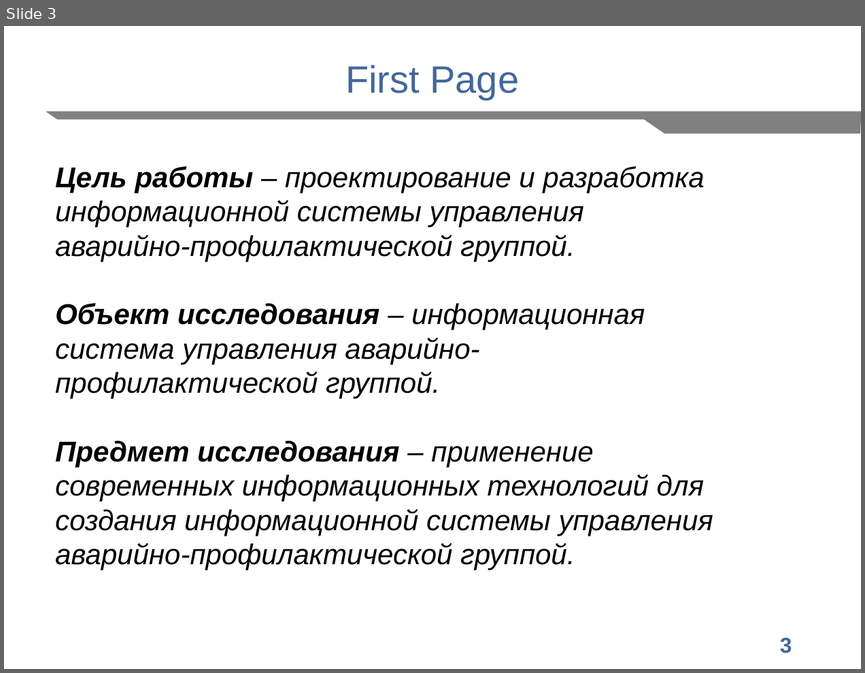
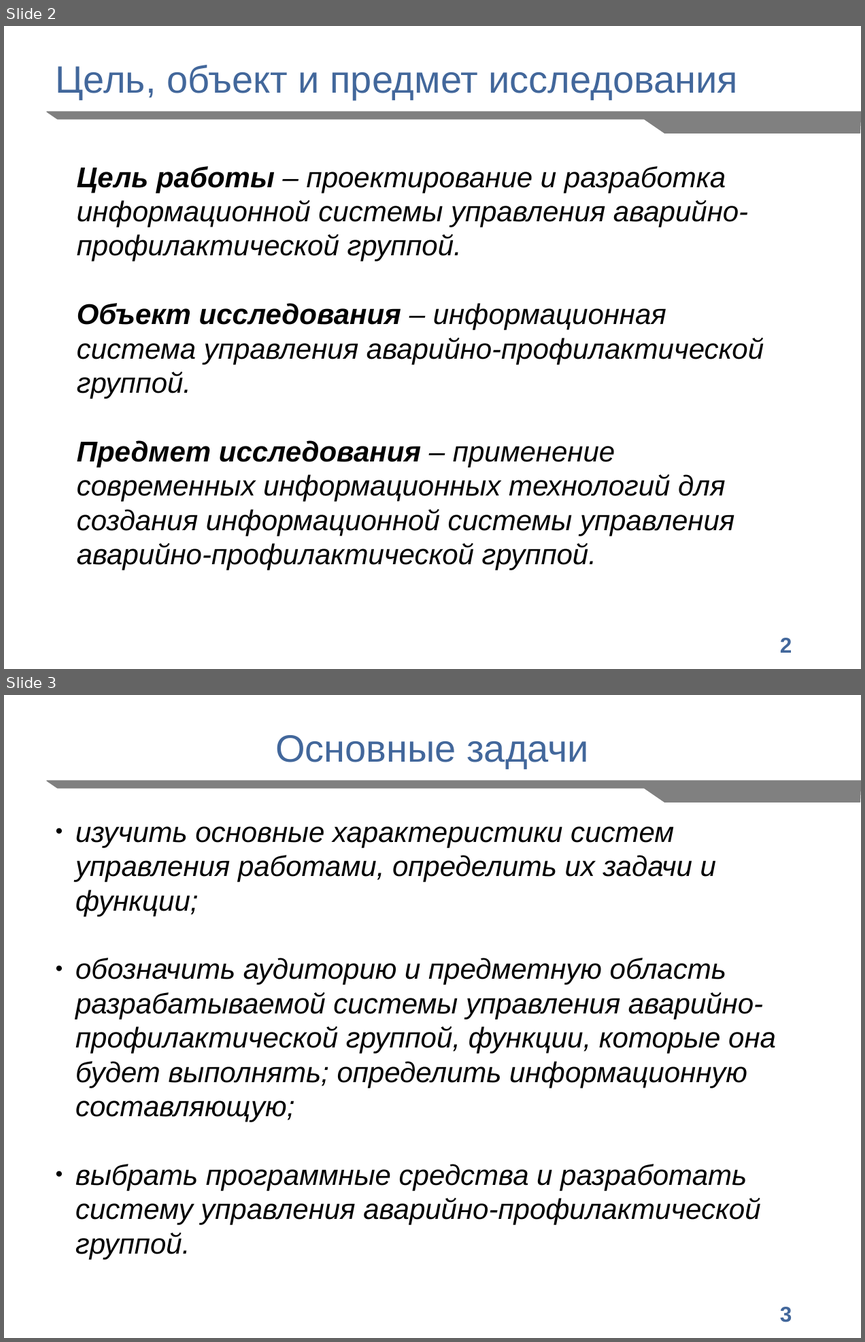
Before and after one commit to Dzmitry2020/workbook, a slide deck: docs/myPresentation.pptx. Shown one above the other, each under a label of ours: slide 3 before the commit, slides 2 and 3 after it. The pictures are 865x673 and 865x1342 pixels, drawn with LibreOffice and Linux fonts; fonts in the diff are those of the drawing; background and template pictures are left out. Boxes give left, top, right and bottom in pixels: in the first picture for what was removed or moved away, otherwise in the second. Text is boxed around its words. In the diff, an @@ line names an element or a change of style, - is before the commit and + after.

```diff
--- a/docs/myPresentation.pptx
+++ b/docs/myPresentation.pptx
@@ slide 3 added at <box>4,695,861,1338</box>, background #FFFFFF; not listed: 2 template elements that a slide beside it also shows @@
@@ text added at <box>275,735,589,769</box>, 32 pt, text #42679B @@
+Основные задачи
@@ text added at <box>75,826,776,1225</box>, 24 pt, text #000000, italic @@
+● изучить основные характеристики систем управления работами, определить их задачи и функции;
+● обозначить аудиторию и предметную область разрабатываемой системы управления аварийно-профилактической группой, функции, которые она будет выполнять; определить информационную составляющую;
+● выбрать программные средства и разработать систему управления аварийно-профилактической группой.
@@ what was slide 3 is now slide 2 @@
@@ slide 2 changed as well @@
@@ text at <box>55,65,738,100</box>: text changed @@
-First Page
+Цель, объект и предмет исследования
@@ text "Цель работы – проектирование и ..." rewrapped from <box>55,166,713,570</box> to <box>77,166,764,570</box> @@
@@ page number at <box>780,637,792,652</box>: text changed @@
-3
+2
```
Also in this commit, not shown: 1 other slide changed, 6 other slides added, 1 slide removed, 5 other files.
